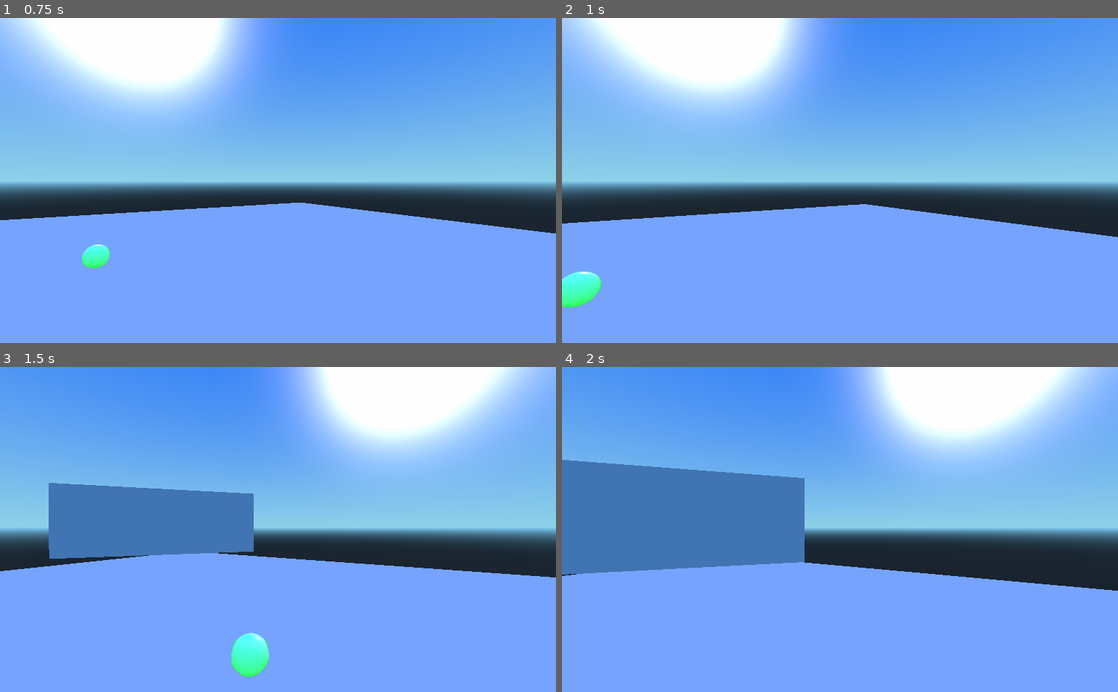
Above: before the commit, frames 1-4 (two rows, left to right).
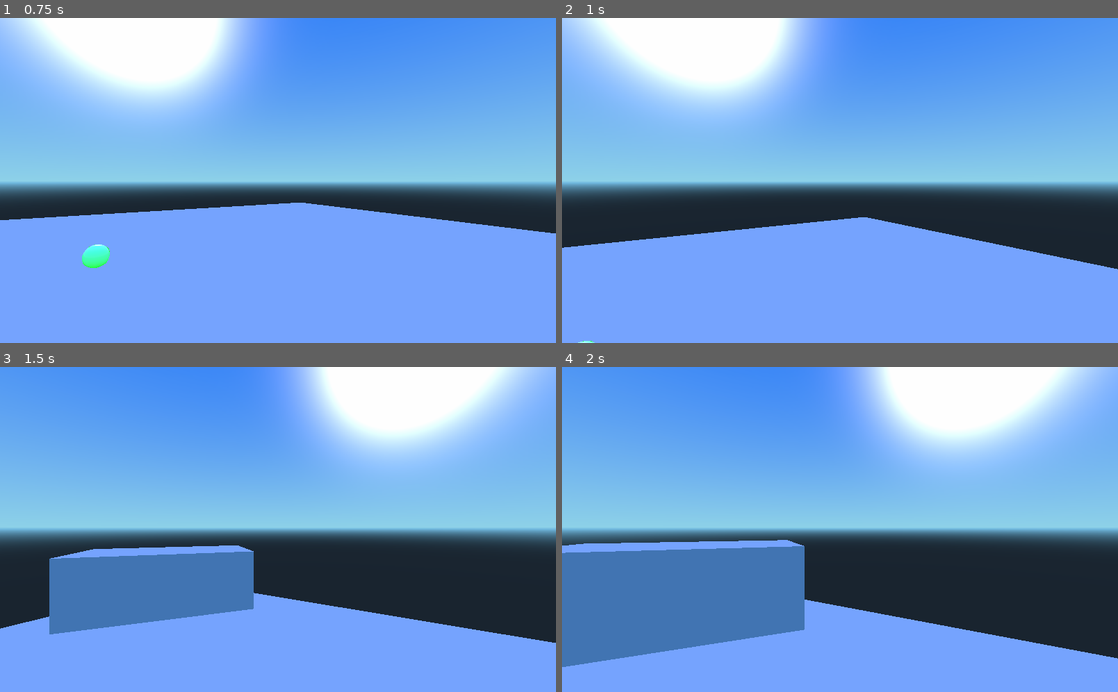
Above: after the commit, the same moments.

Repository: NykolaR/ggj2018
Game: Godot game, scene res://game.tscn
The game is run twice, just before and just after one commit, with the same random seed, the same clock (stepped at 60 frames per second) and the same inputs. The project has no main scene, so this scene is started directly.
Inputs (mouse positions are in pixels of both pictures, inside the frame that each line leads up to):
- Up to frame 1 (0.75 s): move the mouse to (305, 180) at 0.52 s; hold Up (up) from 0.53 s (still down)
- Up to frame 2 (1 s): keep holding Up (up); tap Space (jump) at 0.77 s
- Up to frame 3 (1.5 s): keep holding Up (up); move the mouse to (250, 529) at 1.27 s
- Up to frame 4 (2 s): keep holding Up (up); tap Space (jump) at 1.52 s

Frame 1 is identical in both runs. In frame 2, 6.9% of the frame differs, in the area x 0-100%, y 57-100%; in frame 3, 26%; in frame 4, 30%, in the area x 0-100%, y 28-93%.

Commit message:
playermovement

Diff:
--- a/player.gd
+++ b/player.gd
@@ -2,7 +2,7 @@
 
 var sensitivity = Vector2(-0.01, -0.003)
 var vspeed = 0
-var gravity = 0.01
+var gravity = 0.1
 const jump = 5
 var movement_speed = 5
 
@@ -26,11 +26,10 @@
 	vspeed -= gravity
 	movement.y = vspeed
 
-	move_and_slide(movement)
+	move_and_slide(movement, Vector3(0, 1, 0))
 
 	if is_on_floor():
 		vspeed = 0
-		print("floor")
 
 		if Input.is_action_just_pressed("jump"):
 			vspeed = jump
